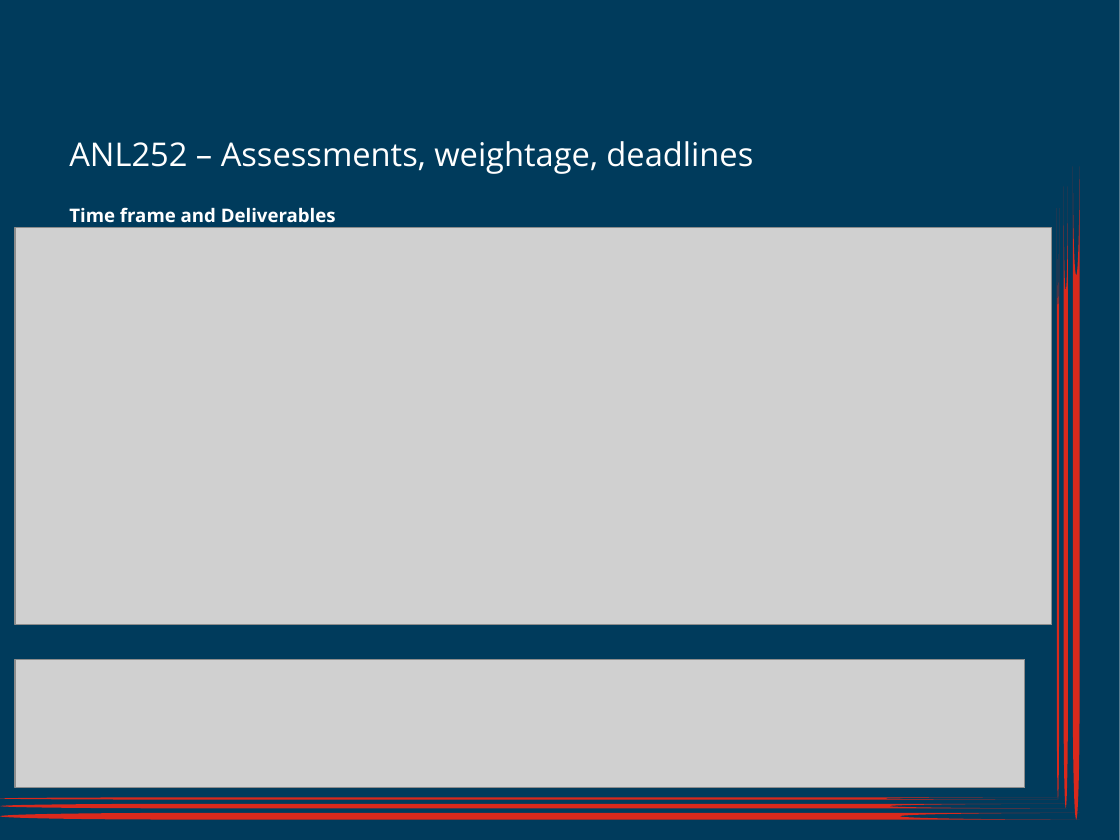
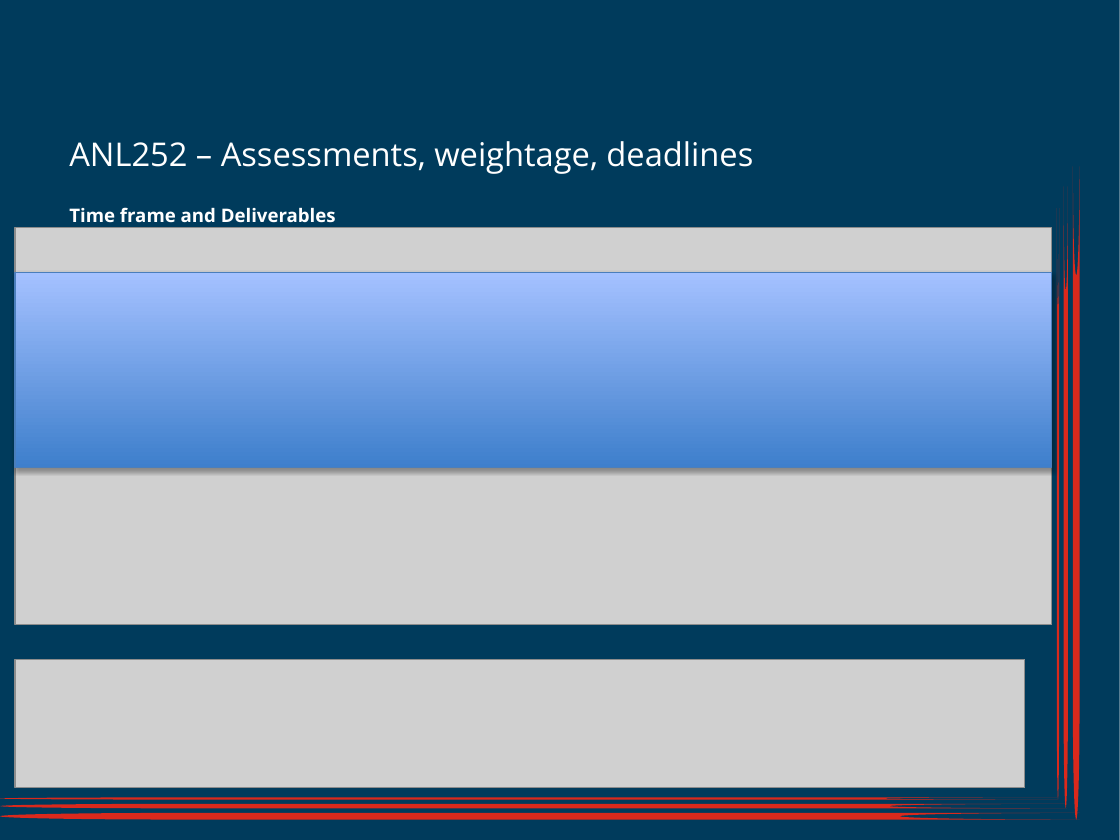
Before and after one commit to munishkumar-gh/munishkumar-gh.github.io, a slide deck: slide 1 of SuSS/2023_Sem2_ANL252_Python_4_Biz/Lecture 6/ANL252_SU6_Jul2023 (MK_edits).pptx. Drawn at 1120x840 pixels with LibreOffice and Linux fonts; fonts in the diff are those of the drawing; grey boxes stand for pictures; background and template pictures are left out. Boxes give left, top, right and bottom in pixels: in the first picture for what was removed or moved away, otherwise in the second. Text is boxed around its words. In the diff, an @@ line names an element or a change of style, - is before the commit and + after.

```diff
--- a/SuSS/2023_Sem2_ANL252_Python_4_Biz/Lecture 6/ANL252_SU6_Jul2023 (MK_edits).pptx
+++ b/SuSS/2023_Sem2_ANL252_Python_4_Biz/Lecture 6/ANL252_SU6_Jul2023 (MK_edits).pptx
@@ rectangle added at <box>15,272,1052,467</box>, fill gradient #3F80CE to #A4C4FF, outline #4B7EBC 0.75 pt @@
```
Also in this commit, not shown: 20 other files.
